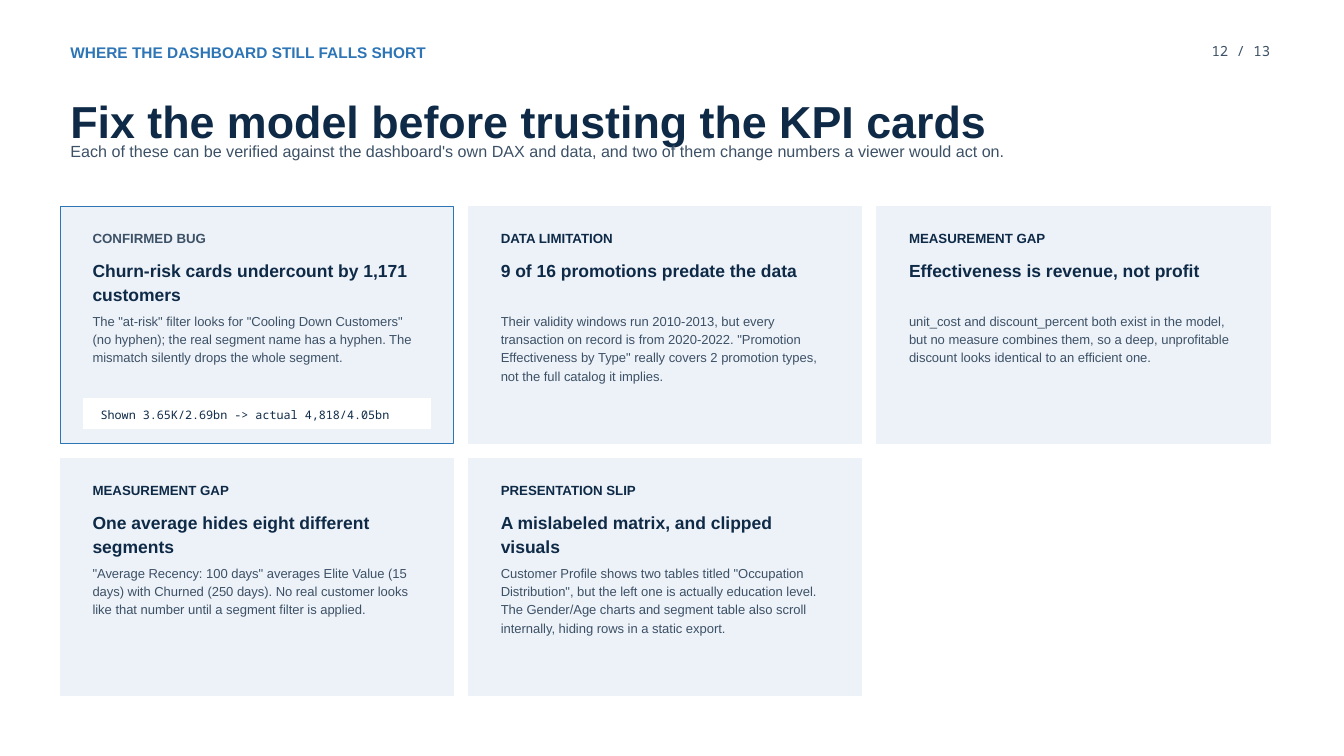
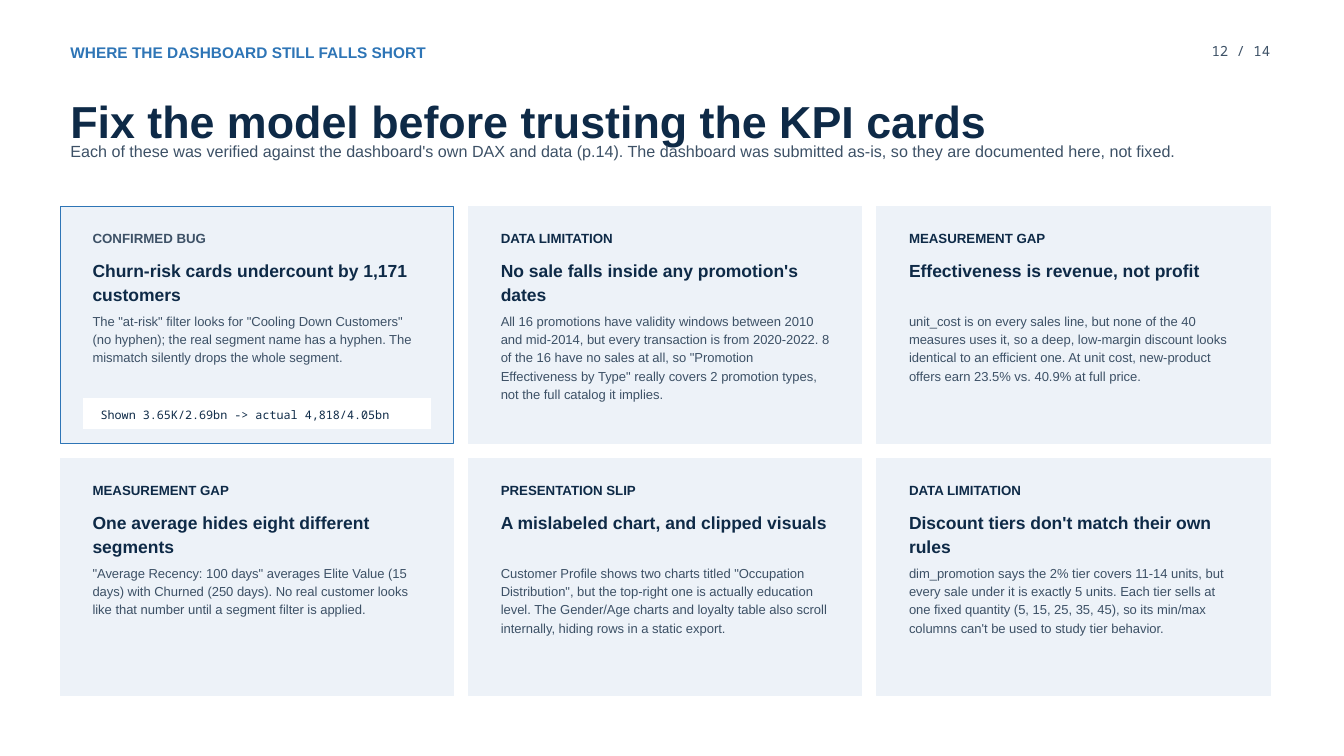
Before and after one commit to linhnguye237/linh-nguyen-portfolio, a slide deck: slide 12 of projects/powerbi-customer-analysis/RFM_Promotional_Playbook.pptx. Drawn at 1344x756 pixels with LibreOffice and Linux fonts; fonts in the diff are those of the drawing. Boxes give left, top, right and bottom in pixels: in the first picture for what was removed or moved away, otherwise in the second. Text is boxed around its words. In the diff, an @@ line names an element or a change of style, - is before the commit and + after.

Commit message:
Update Promotional Playbook with verified corrections and README

```diff
--- a/projects/powerbi-customer-analysis/RFM_Promotional_Playbook.pptx
+++ b/projects/powerbi-customer-analysis/RFM_Promotional_Playbook.pptx
@@ text at [1212,46,1270,56]: text changed @@
-12 / 13
+12 / 14
@@ text at [70,144,1175,161]: text changed @@
-Each of these can be verified against the dashboard's own DAX and data, and two of them change numbers a viewer would act on.
+Each of these was verified against the dashboard's own DAX and data (p.14). The dashboard was submitted as-is, so they are documented here, not fixed.
@@ text at [501,264,798,301]: text changed @@
-9 of 16 promotions predate the data
+No sale falls inside any promotion's dates
@@ text at [501,316,829,402]: text changed @@
-Their validity windows run 2010-2013, but every transaction on record is from 2020-2022. "Promotion Effectiveness by Type" really covers 2 promotion types, not the full catalog it implies.
+All 16 promotions have validity windows between 2010 and mid-2014, but every transaction is from 2020-2022. 8 of the 16 have no sales at all, so "Promotion Effectiveness by Type" really covers 2 promotion types, not the full catalog it implies.
@@ text at [909,316,1227,384]: text changed @@
-unit_cost and discount_percent both exist in the model, but no measure combines them, so a deep, unprofitable discount looks identical to an efficient one.
+unit_cost is on every sales line, but none of the 40 measures uses it, so a deep, low-margin discount looks identical to an efficient one. At unit cost, new-product offers earn 23.5% vs. 40.9% at full price.
@@ rounded rectangle added at [877,459,1270,696], fill #EDF2F8, outline #EDF2F8 0.75 pt @@
@@ text added at [909,485,1021,495], 9.5 pt, text #0E2A47, bold @@
+DATA LIMITATION
@@ text at [501,516,826,533]: text changed @@
-A mislabeled matrix, and clipped visuals
+A mislabeled chart, and clipped visuals
@@ text added at [909,516,1211,553], 12.5 pt, text #0E2A47, bold @@
+Discount tiers don't match their own rules
@@ text at [501,568,827,636]: text changed @@
-Customer Profile shows two tables titled "Occupation Distribution", but the left one is actually education level. The Gender/Age charts and segment table also scroll internally, hiding rows in a static export.
+Customer Profile shows two charts titled "Occupation Distribution", but the top-right one is actually education level. The Gender/Age charts and loyalty table also scroll internally, hiding rows in a static export.
@@ text added at [909,568,1224,636], 9.3 pt, text #3D5166 @@
+dim_promotion says the 2% tier covers 11-14 units, but every sale under it is exactly 5 units. Each tier sells at one fixed quantity (5, 15, 25, 35, 45), so its min/max columns can't be used to study tier behavior.
```
Also in this commit, not shown: 12 other slides changed, 1 slide added, 1 other file.
